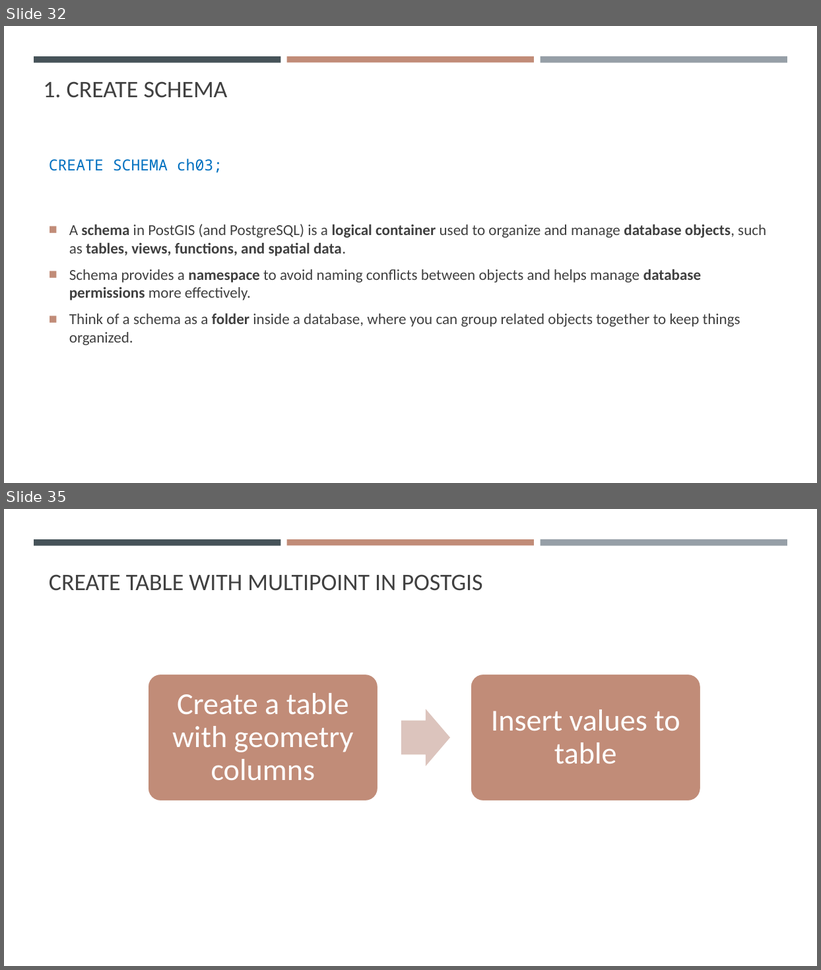
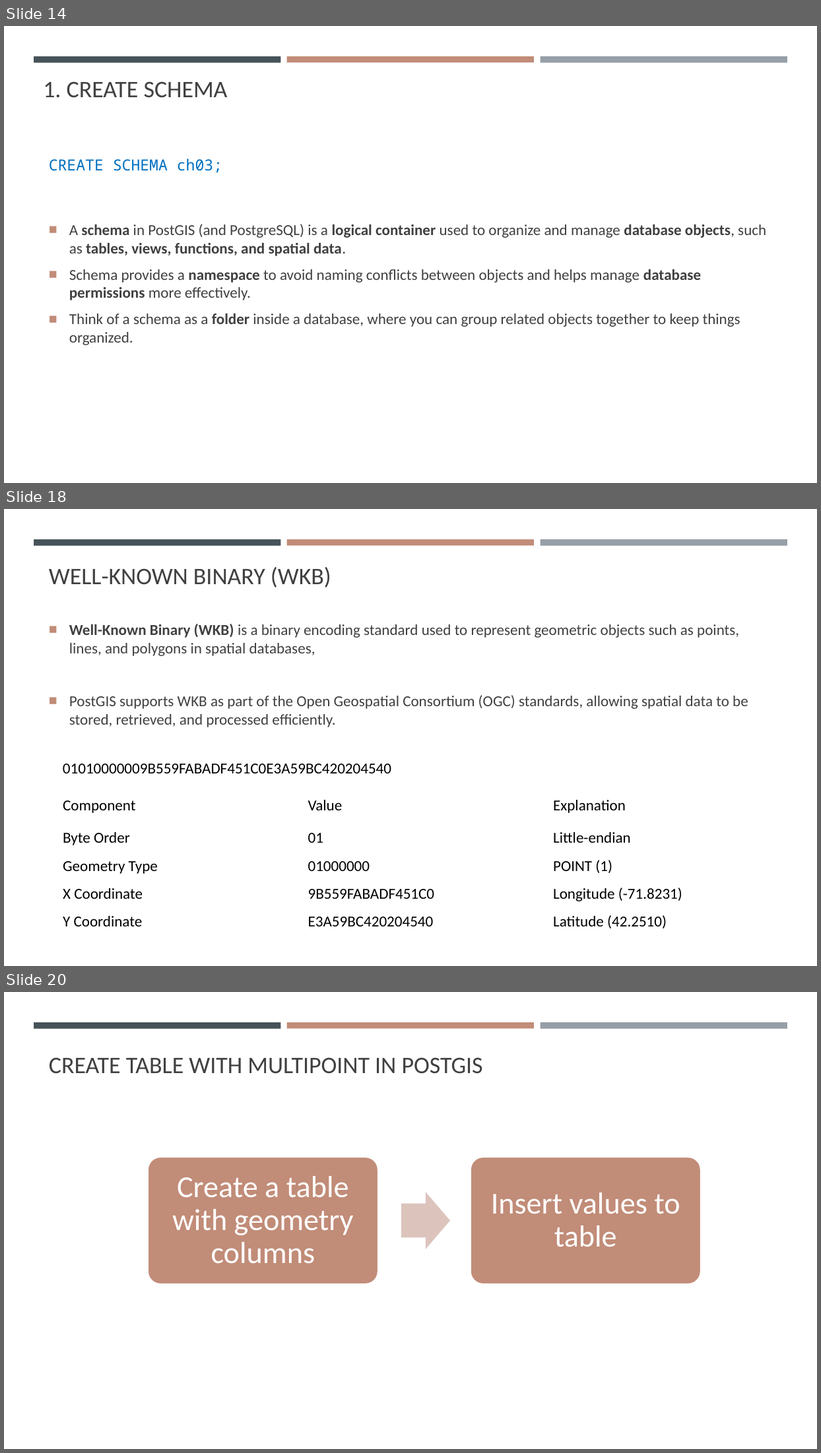
Before and after one commit to gisynw/ssj-376, a slide deck: docs/Lectures/Week03/Week03_SpatialData.pptx. Shown one above the other, each under a label of ours: slides 32 and 35 before the commit, slides 14, 18 and 20 after it; the slides between them are not shown. The pictures are 821x970 and 821x1453 pixels, drawn with LibreOffice and Linux fonts; fonts in the diff are those of the drawing. Boxes give left, top, right and bottom in pixels: in the first picture for what was removed or moved away, otherwise in the second. Text is boxed around its words. In the diff, an @@ line names an element or a change of style, - is before the commit and + after.

```diff
--- a/docs/Lectures/Week03/Week03_SpatialData.pptx
+++ b/docs/Lectures/Week03/Week03_SpatialData.pptx
@@ slide 18 added at [4, 509, 817, 966], background #FFFFFF; not listed: 3 template elements that a slide beside it also shows @@
@@ title added at [49, 567, 331, 588], 28 pt, text #404040 @@
+WELL-KNOWN BINARY (WKB)
@@ text added at [69, 624, 748, 727], 18 pt, text #404040 @@
+■ Well-Known Binary (WKB) is a binary encoding standard used to represent geometric objects such as points, lines, and polygons in spatial databases,
+■ PostGIS supports WKB as part of the Open Geospatial Consortium (OGC) standards, allowing spatial data to be stored, retrieved, and processed efficiently.
@@ text added at [63, 764, 391, 774], 18 pt, text #000000 @@
+01010000009B559FABADF451C0E3A59BC420204540
@@ table added at [56, 794, 792, 819], 1 rows, 3 columns @@
+Component | Value | Explanation
@@ table added at [56, 826, 792, 850], 1 rows, 3 columns @@
+Byte Order | 01 | Little-endian
@@ table added at [56, 854, 792, 879], 1 rows, 3 columns @@
+Geometry Type | 01000000 | POINT (1)
@@ table added at [56, 882, 792, 906], 1 rows, 3 columns @@
+X Coordinate | 9B559FABADF451C0 | Longitude (-71.8231)
@@ table added at [56, 910, 792, 934], 1 rows, 3 columns @@
+Y Coordinate | E3A59BC420204540 | Latitude (42.2510)
@@ what was slide 32 is now slide 14 @@
@@ what was slide 35 is now slide 20 @@
```
Also in this commit, not shown: 15 slides changed, 3 other slides added, 5 slides removed, 4 other files.
